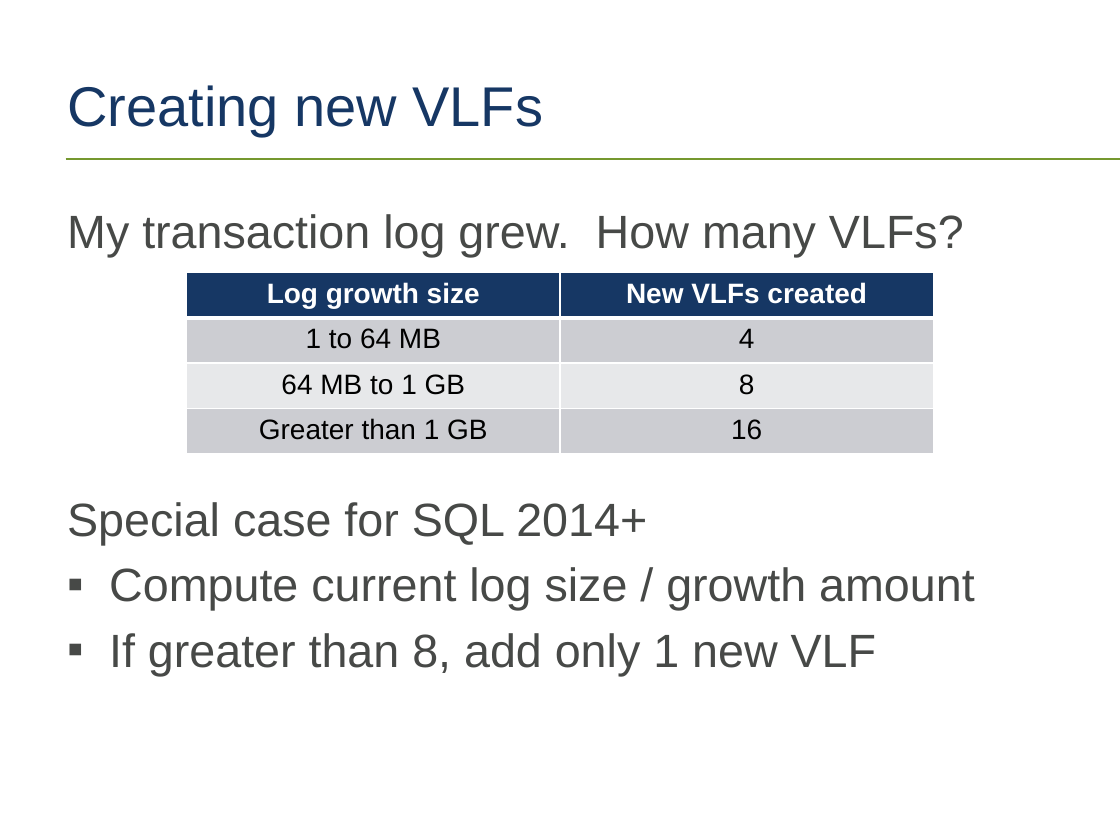
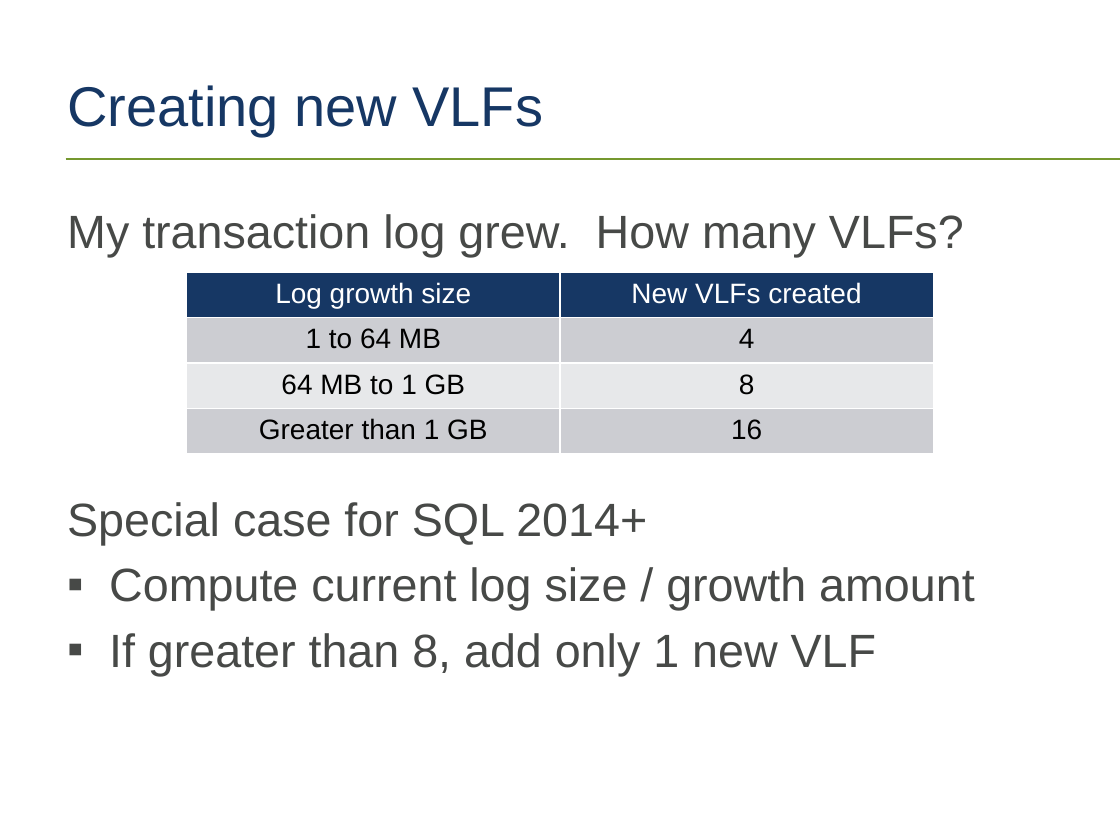
Before and after one commit to tf3604/LogFilePresentation, a slide deck: slide 48 of TransactionLog.pptx (slide 47 before the commit). Drawn at 1120x840 pixels with LibreOffice and Linux fonts; fonts in the diff are those of the drawing; background and template pictures are left out. Boxes give left, top, right and bottom in pixels: in the first picture for what was removed or moved away, otherwise in the second. Text is boxed around its words. In the diff, an @@ line names an element or a change of style, - is before the commit and + after.

```diff
--- a/TransactionLog.pptx
+++ b/TransactionLog.pptx
@@ table at bbox=[187, 272, 933, 454] @@
@@ bold off in "Log growth size", "New VLFs created" @@
```
Also in this commit, not shown: 1 other slide changed, 1 slide added.
